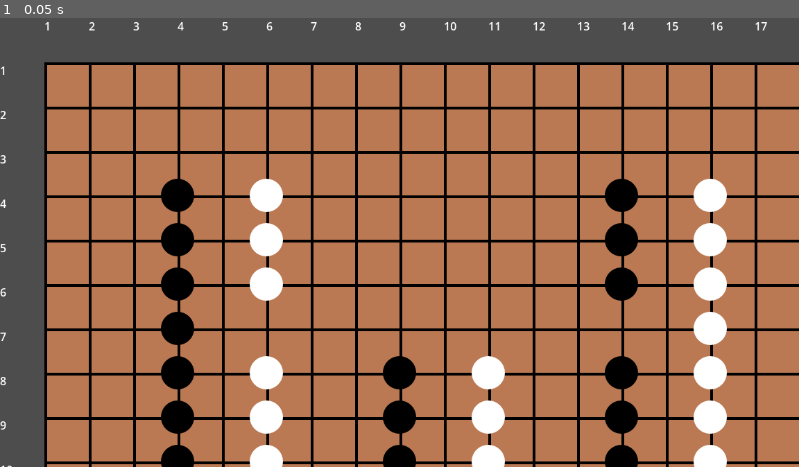
Above: before the commit, frame 1.
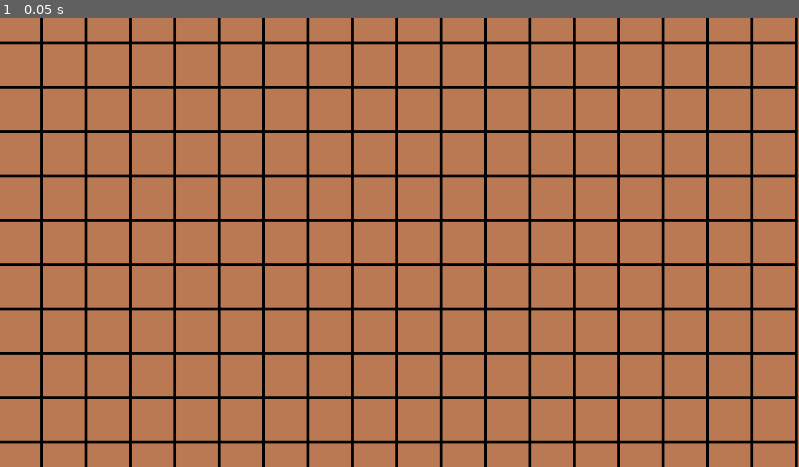
Above: after the commit, the same moment.

Repository: MichalHrbek/gdgo
Game: Godot game, scene res://scenes/main.tscn
Same seed, same stepped clock (60 frames per second), same inputs: the game is played once before the commit and once after it.
Inputs:
- Up to frame 1 (0.05 s): no input

The runs differ from the first frame. In frame 1, 43% of the frame differs, in the area x 0-100%, y 0-100%.

Commit message:
Working tree traversal ui

Diff:
--- /dev/null
+++ b/assets/grid_bottom.svg
@@ -0,0 +1,3 @@
+<svg xmlns="http://www.w3.org/2000/svg" width="64" height="64" viewBox="0 0 64 64" fill="none">
+  <line x1="32" y1="32" x2="32" y2="64" stroke="black" stroke-width="4" stroke-linecap="butt" />
+</svg>
--- /dev/null
+++ b/assets/grid_left.svg
@@ -0,0 +1,3 @@
+<svg xmlns="http://www.w3.org/2000/svg" width="64" height="64" viewBox="0 0 64 64" fill="none">
+  <line x1="32" y1="32" x2="0" y2="32" stroke="black" stroke-width="4" stroke-linecap="butt" />
+</svg>
--- /dev/null
+++ b/assets/grid_right.svg
@@ -0,0 +1,3 @@
+<svg xmlns="http://www.w3.org/2000/svg" width="64" height="64" viewBox="0 0 64 64" fill="none">
+  <line x1="32" y1="32" x2="64" y2="32" stroke="black" stroke-width="4" stroke-linecap="butt" />
+</svg>
--- /dev/null
+++ b/assets/grid_top.svg
@@ -0,0 +1,3 @@
+<svg xmlns="http://www.w3.org/2000/svg" width="64" height="64" viewBox="0 0 64 64" fill="none">
+  <line x1="32" y1="32" x2="32" y2="0" stroke="black" stroke-width="4" stroke-linecap="butt" />
+</svg>
--- a/scenes/board_piece.tscn
+++ b/scenes/board_piece.tscn
@@ -1,11 +1,14 @@
 [gd_scene format=3 uid="uid://bt7eoyoj6yo3e"]
 
 [ext_resource type="Script" uid="uid://c6lui3xkwn8j" path="res://scripts/go/ui/board_piece.gd" id="1_kovof"]
-[ext_resource type="Texture2D" uid="uid://dj6dm1nhvvsii" path="res://assets/board_grid.svg" id="1_wmxh2"]
 [ext_resource type="Texture2D" uid="uid://fq2hhuxbx540" path="res://assets/stone_black.svg" id="2_kovof"]
+[ext_resource type="Texture2D" uid="uid://be3u045e6woxv" path="res://assets/grid_bottom.svg" id="2_my1nj"]
+[ext_resource type="Texture2D" uid="uid://b1fjj6wg1am83" path="res://assets/grid_top.svg" id="3_1f78n"]
 [ext_resource type="Texture2D" uid="uid://b2x8jeis2ij54" path="res://assets/stone_white.svg" id="3_my1nj"]
+[ext_resource type="Texture2D" uid="uid://dtvk1dw3s4iqo" path="res://assets/grid_left.svg" id="4_ul1dh"]
+[ext_resource type="Texture2D" uid="uid://bawuutc5yl8jr" path="res://assets/grid_right.svg" id="5_675k6"]
 
-[node name="BoardPiece" type="Control" unique_id=509857418 node_paths=PackedStringArray("black_stone", "white_stone")]
+[node name="BoardPiece" type="Control" unique_id=509857418 node_paths=PackedStringArray("black_stone", "white_stone", "grid_top", "grid_bottom", "grid_left", "grid_right")]
 layout_mode = 3
 anchors_preset = 0
 offset_right = 64.0
@@ -13,6 +16,10 @@
 script = ExtResource("1_kovof")
 black_stone = NodePath("StoneBlack")
 white_stone = NodePath("StoneWhite")
+grid_top = NodePath("GridTop")
+grid_bottom = NodePath("GridBottom")
+grid_left = NodePath("GridLeft")
+grid_right = NodePath("GridRight")
 
 [node name="Wood" type="ColorRect" parent="." unique_id=1202563979]
 layout_mode = 0
@@ -20,26 +27,44 @@
 offset_bottom = 64.0
 color = Color(0.7294118, 0.4745098, 0.32156864, 1)
 
-[node name="Grid" type="TextureRect" parent="." unique_id=1384600404]
+[node name="GridBottom" type="TextureRect" parent="." unique_id=1384600404]
+texture_filter = 1
 layout_mode = 0
 offset_right = 64.0
 offset_bottom = 64.0
-texture = ExtResource("1_wmxh2")
+texture = ExtResource("2_my1nj")
+
+[node name="GridTop" type="TextureRect" parent="." unique_id=850293255]
+texture_filter = 1
+layout_mode = 0
+offset_right = 64.0
+offset_bottom = 64.0
+texture = ExtResource("3_1f78n")
+
+[node name="GridLeft" type="TextureRect" parent="." unique_id=2099639694]
+texture_filter = 1
+layout_mode = 0
+offset_right = 64.0
+offset_bottom = 64.0
+texture = ExtResource("4_ul1dh")
+
+[node name="GridRight" type="TextureRect" parent="." unique_id=1579240083]
+texture_filter = 1
+layout_mode = 0
+offset_right = 64.0
+offset_bottom = 64.0
+texture = ExtResource("5_675k6")
 
 [node name="StoneWhite" type="TextureRect" parent="." unique_id=1290633242]
 visible = false
 layout_mode = 0
-offset_left = -32.0
-offset_top = -32.0
-offset_right = 32.0
-offset_bottom = 32.0
+offset_right = 64.0
+offset_bottom = 64.0
 texture = ExtResource("3_my1nj")
 
 [node name="StoneBlack" type="TextureRect" parent="." unique_id=151266631]
 visible = false
 layout_mode = 0
-offset_left = -32.0
-offset_top = -32.0
-offset_right = 32.0
-offset_bottom = 32.0
+offset_right = 64.0
+offset_bottom = 64.0
 texture = ExtResource("2_kovof")
--- a/scenes/main.tscn
+++ b/scenes/main.tscn
@@ -2,7 +2,8 @@
 
 [ext_resource type="Script" uid="uid://dlpfgk8x0nyla" path="res://scripts/sgf/sgf.gd" id="1_jyhfs"]
 [ext_resource type="Script" uid="uid://d4bwd2p4ppo3l" path="res://scripts/go/ui/board.gd" id="2_tbgi4"]
-[ext_resource type="Script" uid="uid://cftxeap8dnx5r" path="res://scripts/sgf/sgf_tree_vis.gd" id="3_tefeu"]
+[ext_resource type="Script" uid="uid://dm8721x0payo4" path="res://scripts/go/ui/comment_box.gd" id="3_jyhfs"]
+[ext_resource type="Script" uid="uid://cftxeap8dnx5r" path="res://scripts/go/ui/sgf_tree_vis.gd" id="3_tefeu"]
 
 [node name="Node2D" type="Node2D" unique_id=1049589408]
 
@@ -11,20 +12,48 @@
 
 [node name="CanvasLayer" type="CanvasLayer" parent="." unique_id=816240048]
 
-[node name="GameBoard" type="GridContainer" parent="CanvasLayer" unique_id=1065108175]
-offset_right = 40.0
-offset_bottom = 40.0
-theme_override_constants/h_separation = 0
-theme_override_constants/v_separation = 0
-script = ExtResource("2_tbgi4")
-
-[node name="SgfTreeVis" type="GridContainer" parent="CanvasLayer" unique_id=924592565 node_paths=PackedStringArray("board")]
-visible = false
+[node name="VBoxContainer" type="VBoxContainer" parent="CanvasLayer" unique_id=557226436]
 anchors_preset = 15
 anchor_right = 1.0
 anchor_bottom = 1.0
 grow_horizontal = 2
 grow_vertical = 2
+theme_override_constants/separation = 0
+
+[node name="HBoxContainer" type="HBoxContainer" parent="CanvasLayer/VBoxContainer" unique_id=159786964]
+layout_mode = 2
+
+[node name="GameBoard" type="GridContainer" parent="CanvasLayer/VBoxContainer/HBoxContainer" unique_id=1065108175]
+layout_mode = 2
+theme_override_constants/h_separation = 0
+theme_override_constants/v_separation = 0
+script = ExtResource("2_tbgi4")
+
+[node name="VSeparator" type="VSeparator" parent="CanvasLayer/VBoxContainer/HBoxContainer" unique_id=1198823738]
+layout_mode = 2
+theme_override_constants/separation = 64
+
+[node name="Comment" type="Label" parent="CanvasLayer/VBoxContainer/HBoxContainer" unique_id=469330276]
+layout_mode = 2
 size_flags_horizontal = 3
+size_flags_vertical = 1
+vertical_alignment = 1
+script = ExtResource("3_jyhfs")
+
+[node name="HSeparator" type="HSeparator" parent="CanvasLayer/VBoxContainer" unique_id=209413034]
+layout_mode = 2
+theme_override_constants/separation = 0
+
+[node name="ScrollContainer" type="ScrollContainer" parent="CanvasLayer/VBoxContainer" unique_id=1065278627]
+layout_mode = 2
+size_flags_vertical = 3
+
+[node name="SgfTreeVis" type="GridContainer" parent="CanvasLayer/VBoxContainer/ScrollContainer" unique_id=924592565 node_paths=PackedStringArray("board")]
+layout_mode = 2
+size_flags_horizontal = 3
+size_flags_vertical = 3
 script = ExtResource("3_tefeu")
-board = NodePath("../GameBoard")
+board = NodePath("../../HBoxContainer/GameBoard")
+
+[connection signal="state_changed" from="CanvasLayer/VBoxContainer/ScrollContainer/SgfTreeVis" to="CanvasLayer/VBoxContainer/HBoxContainer/GameBoard" method="_on_state_changed"]
+[connection signal="state_changed" from="CanvasLayer/VBoxContainer/ScrollContainer/SgfTreeVis" to="CanvasLayer/VBoxContainer/HBoxContainer/Comment" method="_on_state_changed"]
--- a/scripts/go/ui/board.gd
+++ b/scripts/go/ui/board.gd
@@ -6,11 +6,26 @@
 
 const board_piece_scene: PackedScene = preload("res://scenes/board_piece.tscn")
 
+func _board_label(text: String) -> Label:
+	var label := Label.new()
+	label.text = text
+	label.size = Vector2(64,64)
+	label.vertical_alignment = VERTICAL_ALIGNMENT_CENTER
+	label.horizontal_alignment = HORIZONTAL_ALIGNMENT_CENTER
+	return label
+
+func goto(state: GameState) -> void:
+	for y in range(state.board_size.y):
+		for x in range(state.board_size.x):
+			var pos := Vector2i(x,y) + Vector2i.ONE
+			control_grid[pos].get_child(0).update(state.get_stone(pos), pos, state.board_size)
+
 func create(state: GameState) -> void:
+	for i in get_children():
+		i.queue_free()
+
 	columns = state.board_size.x+1
 	rows = state.board_size.y+1
-
-	print(state.comment)
 
 	for y in range(rows):
 		for x in range(columns):
@@ -21,20 +36,24 @@
 			add_child(c)
 
 	for i in range(state.board_size.y):
-		var label := Label.new()
-		label.text = str(i+1)
-		control_grid[Vector2i(0,i+1)].add_child(label)
+		control_grid[Vector2i(0,i+1)].add_child(_board_label(str(i+1)))
 
 	for i in range(state.board_size.x):
-		var label := Label.new()
-		label.text = str(i+1)
-		control_grid[Vector2i(i+1,0)].add_child(label)
+		control_grid[Vector2i(i+1,0)].add_child(_board_label(str(i+1)))
 
 	for y in range(state.board_size.y):
 		for x in range(state.board_size.x):
 			var pos := Vector2i(x,y) + Vector2i.ONE
 
 			var piece: BoardPiece = board_piece_scene.instantiate()
-			piece.update(state.get_stone(pos))
+			piece.update(state.get_stone(pos), pos, state.board_size)
 
 			control_grid[pos].add_child(piece)
+
+
+func _on_state_changed(state: GameState, _node: SGF.SgfNode) -> void:
+	print()
+	if control_grid:
+		goto(state)
+	else:
+		create(state)
--- a/scripts/go/ui/board_piece.gd
+++ b/scripts/go/ui/board_piece.gd
@@ -5,13 +5,26 @@
 @export var black_stone: Control
 @export var white_stone: Control
 
-func update(stone: Stone) -> void:
+@export var grid_top: Control
+@export var grid_bottom: Control
+@export var grid_left: Control
+@export var grid_right: Control
+
+func update(stone: Stone, pos: Vector2, board_size: Vector2i) -> void:
+	grid_top.show()
+	grid_bottom.show()
+	grid_left.show()
+	grid_right.show()
+
+	if pos.x == 1: grid_left.hide()
+	if pos.y == 1: grid_top.hide()
+	if pos.x == board_size.x: grid_right.hide()
+	if pos.y == board_size.y: grid_bottom.hide()
+
 	if stone.color == Stone.StoneColor.WHITE:
-		#print("WHITE")
 		white_stone.show()
 		black_stone.hide()
 	elif stone.color == Stone.StoneColor.BLACK:
-		#print("BLACK")
 		white_stone.hide()
 		black_stone.show()
 	else:
--- /dev/null
+++ b/scripts/go/ui/comment_box.gd
@@ -0,0 +1,5 @@
+extends Label
+
+
+func _on_state_changed(state: GameState, _node: RefCounted) -> void:
+	text = state.comment
--- /dev/null
+++ b/scripts/go/ui/sgf_tree_vis.gd
@@ -0,0 +1,100 @@
+extends GridContainer
+
+@export var board: Board
+
+signal state_changed(state: GameState, node: SGF.SgfNode)
+
+var root: SGF.SgfNode
+var current_node: SGF.SgfNode
+var current_state: GameState
+
+var by_id: Dictionary[int, SGF.SgfNode] = {}
+var by_pos: Dictionary[Vector2i, SGF.SgfNode] = {}
+var id_by: Dictionary[SGF.SgfNode, int] = {}
+var pos_by: Dictionary[SGF.SgfNode, Vector2i] = {}
+
+func _ready() -> void:
+	#var s := SGF.SgfFile.new("(;FF[4]GM[1]SZ[19];B[aa];W[bb];B[cc];W[dd];B[ad];W[bd])")
+	var s := SGF.SgfFile.new(FileAccess.open("res://examples/ff4_ex.sgf.txt", FileAccess.READ).get_as_text())
+	#var s := SGF.SgfFile.new(FileAccess.open("res://examples/tree.sgf.txt", FileAccess.READ).get_as_text())
+	#var s := SGF.SgfFile.new(FileAccess.open("res://examples/print1.sgf.txt", FileAccess.READ).get_as_text())
+	s.parse()
+	create_tree(s.roots[0])
+	#print(by_id[18].properties)
+	#board.create(GameState.from_sgf(by_id[19]))
+
+func create_tree(new_root: SGF.SgfNode) -> void:
+	root = new_root
+	by_id = {}
+	by_pos = {}
+	id_by = {}
+	pos_by = {}
+	walk(new_root, 0, 0, 0, 0)
+	vis()
+	load_node(new_root)
+
+func load_node(node: SGF.SgfNode):
+	current_node = node
+	current_state = GameState.from_sgf(node)
+	state_changed.emit(current_state, current_node)
+
+func walk(node: SGF.SgfNode, x: int, y: int, max_y: int, index: int) -> Vector2i:
+	by_id[index] = node
+	id_by[node] = index
+	by_pos[Vector2i(x,y)] = node
+	pos_by[node] = Vector2i(x,y)
+	for i in range(len(node.children)):
+		if i:
+			max_y += 1
+		var w = walk(node.children[i], x+1, max_y if i else y, max_y, index+1)
+		index = w.x
+		max_y = w.y
+	return Vector2i(index, max_y)
+
+var _vis_node: Dictionary[SGF.SgfNode, Control] = {}
+
+func vis() -> void:
+	for i in get_children():
+		i.queue_free()
+
+	var height := 0
+	var width := 0
+	for i in by_pos.keys():
+		height = max(height, i.y+1)
+		width = max(width, i.x+1)
+
+	columns = width
+	for y in range(height):
+		for x in range(width):
+			var l := _label("")
+			var p := Vector2i(x,y)
+			if by_pos.has(p):
+				var node = by_pos[p]
+				_vis_node[node] = l
+				print(id_by[by_pos[p]])
+				l.text = str(id_by[by_pos[p]])#str(x)
+				l.mouse_filter = Control.MOUSE_FILTER_STOP
+				l.gui_input.connect(_on_node_clicked.bind(id_by[by_pos[p]]))
+				if node.parent:
+					var line = Line2D.new()
+					line.z_index = -2
+					line.default_color = Color.BLACK
+					line.width = 2.0
+					sort_children.connect(func(): line.points = PackedVector2Array([Vector2(32,32), _vis_node[node.parent].position-_vis_node[node].position+Vector2(32,32)]))
+					l.add_child(line)
+			add_child(l)
+
+func _on_node_clicked(event: InputEvent, index: int) -> void:
+	if event is InputEventMouseButton:
+		if event.button_index == MouseButton.MOUSE_BUTTON_LEFT:
+			if event.pressed:
+				load_node(by_id[index])
+
+func _label(text: String) -> Label:
+	var label := Label.new()
+	label.text = text
+	label.size = Vector2(64,64)
+	label.custom_minimum_size = Vector2(64,64)
+	label.vertical_alignment = VERTICAL_ALIGNMENT_CENTER
+	label.horizontal_alignment = HORIZONTAL_ALIGNMENT_CENTER
+	return label
--- a/scripts/sgf/sgf_tree_vis.gd
+++ /dev/null
@@ -1,52 +0,0 @@
-extends GridContainer
-
-@export var board: Board
-
-var root: SGF.SgfNode
-
-var by_id: Dictionary[int, SGF.SgfNode] = {}
-var by_pos: Dictionary[Vector2i, SGF.SgfNode] = {}
-var id_by: Dictionary[SGF.SgfNode, int] = {}
-var pos_by: Dictionary[SGF.SgfNode, Vector2i] = {}
-
-func _ready() -> void:
-	#var s := SGF.SgfFile.new("(;FF[4]GM[1]SZ[19];B[aa];W[bb];B[cc];W[dd];B[ad];W[bd])")
-	var s := SGF.SgfFile.new(FileAccess.open("res://examples/ff4_ex.sgf.txt", FileAccess.READ).get_as_text())
-	#var s := SGF.SgfFile.new(FileAccess.open("res://examples/tree.sgf.txt", FileAccess.READ).get_as_text())
-	s.parse()
-	print(s.roots)
-	print(len(s.roots))
-	root = s.roots[0]
-	walk(root, 0, 0, 0)
-	vis()
-	print(by_id[18].properties)
-	board.create(GameState.from_sgf(by_id[19]))
-
-func walk(node: SGF.SgfNode, x: int, y: int, index: int) -> int:
-	by_id[index] = node
-	id_by[node] = index
-	by_pos[Vector2i(x,y)] = node
-	pos_by[node] = Vector2i(x,y)
-	for i in range(len(node.children)):
-		index = walk(node.children[i], x+1, y+i, index+1)
-	return index
-
-func vis() -> void:
-	var height := 0
-	var width := 0
-	for i in by_pos.keys():
-		height = max(height, i.y+1)
-		width = max(width, i.x+1)
-
-	columns = width
-	for y in range(height):
-		for x in range(width):
-			var l := Label.new()
-			var p := Vector2i(x,y)
-			if by_pos.has(p):
-				l.text = str(x)#str(id_by[by_pos[p]])
-			add_child(l)
-
-# Called every frame. 'delta' is the elapsed time since the previous frame.
-func _process(delta: float) -> void:
-	pass
Not shown, added: assets/grid_bottom.svg.import
Not shown, added: assets/grid_left.svg.import
Not shown, added: assets/grid_right.svg.import
Not shown, added: assets/grid_top.svg.import
Not shown, added: examples/print1.sgf.txt
Not shown, added: scripts/go/ui/comment_box.gd.uid
Renamed: scripts/sgf/sgf_tree_vis.gd.uid -> scripts/go/ui/sgf_tree_vis.gd.uid
